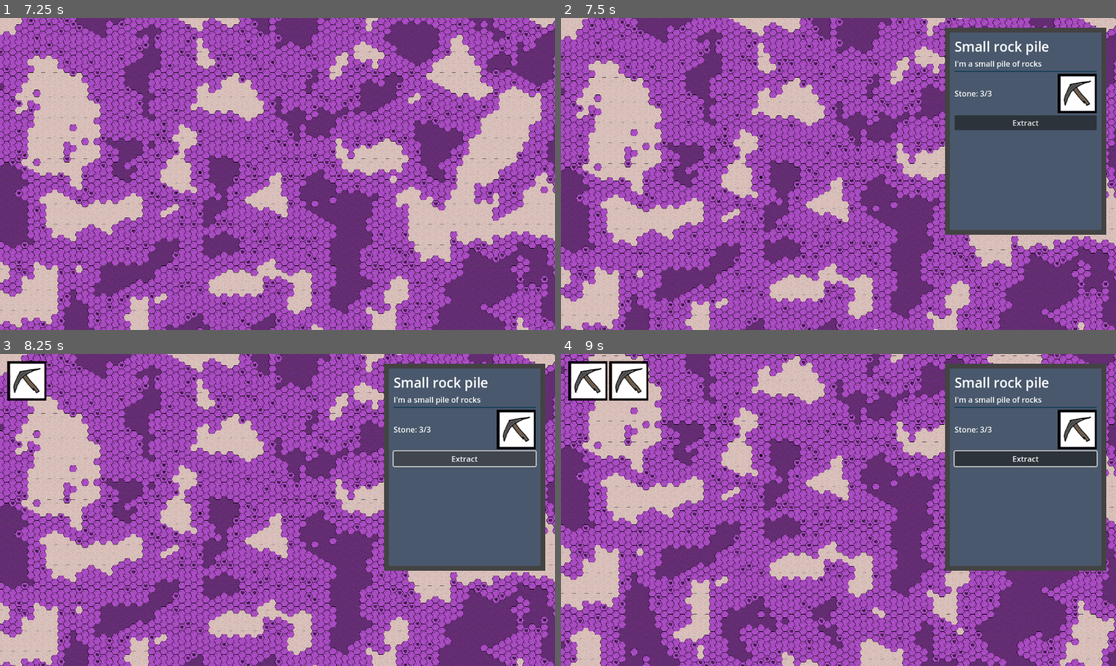
Above: before the commit, frames 1-4 (two rows, left to right).
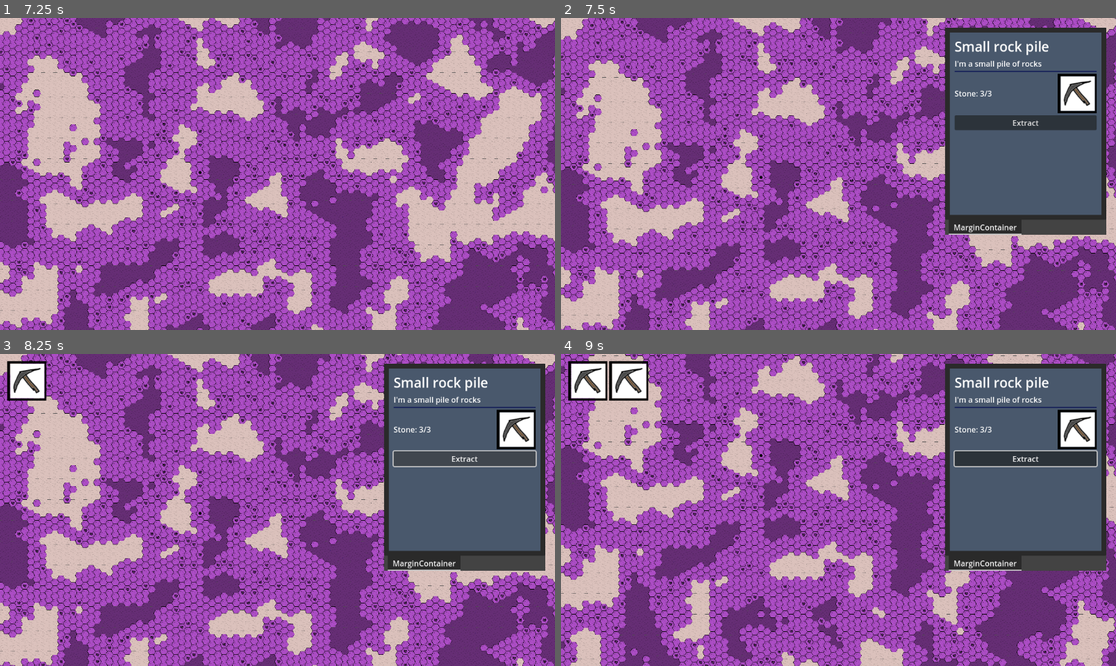
Above: after the commit, the same moments.

Repository: FlyingCheeseDemon/exoplanet-phd
Game: Godot game, scene res://scenes/main.tscn
Two runs of this game, one before a commit and one after it. Both use one fixed random seed, a clock stepped at 60 frames per second and the inputs below.
Inputs (mouse positions are in pixels of both pictures, inside the frame that each line leads up to):
- Up to frame 1 (7.25 s): tap Enter at 0.5, 3.5, 6.5 s; move the mouse to (399, 158) at 0.52 s; hold D (pan_right) 0.53-1.25 s; right-click (399, 158) at 0.6 s; click (399, 158) at 0.67 s; drag from (166, 189) to (249, 236) at 1.27 s; tap Space at 2, 5 s; move the mouse to (333, 105) at 2.02 s; hold D (pan_right) 2.03-2.75 s; tap Mouse wheel down (zoom_minus) at 2.1, 5.1 s; click (333, 105) at 2.17 s; drag from (249, 236) to (111, 127) at 2.77 s; move the mouse to (444, 220) at 3.52 s; hold A (pan_left) 3.53-4.25 s; right-click (444, 220) at 3.6 s; click (444, 220) at 3.67 s; drag from (111, 127) to (194, 96) at 4.27 s; move the mouse to (305, 174) at 5.02 s; hold S (pan_down) 5.03-5.75 s; click (305, 174) at 5.17 s; drag from (194, 96) to (166, 189) at 5.77 s; move the mouse to (399, 158) at 6.52 s; hold W (pan_up) from 6.53 s (still down); right-click (399, 158) at 6.6 s; click (399, 158) at 6.67 s
- Up to frame 2 (7.5 s): release W (pan_up) at 7.25 s; drag from (727, 189) to (810, 236) at 7.27 s
- Up to frame 3 (8.25 s): click "Extract" at 8 s
- Up to frame 4 (9 s): tap Space at 8.75 s; move the mouse to (894, 441) at 8.77 s; hold S (pan_down) from 8.78 s (still down); tap Mouse wheel down (zoom_minus) at 8.85 s; click (894, 441) at 8.92 s

Frame 1 is identical in both runs. In frame 2, 2.9% of the frame differs, in the area x 69-99%, y 3-70%; in frame 3, 2.9%; in frame 4, 2.9%.

Commit message:
buggy ignore

Diff:
--- a/assets/buildings/test_medium.tres
+++ b/assets/buildings/test_medium.tres
@@ -1,8 +1,9 @@
-[gd_resource type="Resource" script_class="BuildingData" load_steps=5 format=3 uid="uid://cctq7wwo6ekw2"]
+[gd_resource type="Resource" script_class="BuildingData" load_steps=6 format=3 uid="uid://cctq7wwo6ekw2"]
 
 [ext_resource type="Script" uid="uid://c6uun5ih5gtla" path="res://scripts/building_data.gd" id="1_a8b4n"]
 [ext_resource type="Script" uid="uid://cae2ue4772304" path="res://scripts/object_action.gd" id="1_dxs3a"]
 [ext_resource type="Texture2D" uid="uid://djr1sxaytyx7p" path="res://assets/buildings/building_atlas_0.png" id="2_pykjf"]
+[ext_resource type="Resource" uid="uid://bnafxcm1i12sb" path="res://assets/tasks/contains.tres" id="2_y1464"]
 
 [sub_resource type="AtlasTexture" id="AtlasTexture_dxs3a"]
 atlas = ExtResource("2_pykjf")
@@ -16,4 +17,5 @@
 occupancy = Array[Vector2i]([Vector2i(0, 0), Vector2i(0, 1), Vector2i(-1, 1)])
 build_restriction = 2
 texture_offset = Vector2(70, 90)
+actions = Array[ExtResource("1_dxs3a")]([ExtResource("2_y1464")])
 metadata/_custom_type_script = "uid://c6uun5ih5gtla"
--- a/assets/buildings/test_small.tres
+++ b/assets/buildings/test_small.tres
@@ -1,8 +1,9 @@
-[gd_resource type="Resource" script_class="BuildingData" load_steps=5 format=3 uid="uid://b7ougyucqnjdf"]
+[gd_resource type="Resource" script_class="BuildingData" load_steps=6 format=3 uid="uid://b7ougyucqnjdf"]
 
 [ext_resource type="Script" uid="uid://cae2ue4772304" path="res://scripts/object_action.gd" id="1_hw500"]
 [ext_resource type="Script" uid="uid://c6uun5ih5gtla" path="res://scripts/building_data.gd" id="1_iy7ep"]
 [ext_resource type="Texture2D" uid="uid://djr1sxaytyx7p" path="res://assets/buildings/building_atlas_0.png" id="2_4g7vc"]
+[ext_resource type="Resource" uid="uid://bnafxcm1i12sb" path="res://assets/tasks/contains.tres" id="2_4s2wr"]
 
 [sub_resource type="AtlasTexture" id="AtlasTexture_hw500"]
 atlas = ExtResource("2_4g7vc")
@@ -14,4 +15,5 @@
 info = "A small building for test purposes."
 texture = SubResource("AtlasTexture_hw500")
 build_restriction = 2
+actions = Array[ExtResource("1_hw500")]([ExtResource("2_4s2wr")])
 metadata/_custom_type_script = "uid://c6uun5ih5gtla"
--- /dev/null
+++ b/assets/tasks/contains.tres
@@ -0,0 +1,9 @@
+[gd_resource type="Resource" script_class="ObjectAction" load_steps=2 format=3 uid="uid://bnafxcm1i12sb"]
+
+[ext_resource type="Script" uid="uid://cae2ue4772304" path="res://scripts/object_action.gd" id="1_k0rsu"]
+
+[resource]
+script = ExtResource("1_k0rsu")
+info_text = "Inventory:
+[[content]]"
+metadata/_custom_type_script = "uid://cae2ue4772304"
--- a/assets/tasks/dropoff.tres
+++ b/assets/tasks/dropoff.tres
@@ -1,10 +1,9 @@
-[gd_resource type="Resource" script_class="ObjectAction" load_steps=3 format=3 uid="uid://dejuwm4wm1obj"]
+[gd_resource type="Resource" script_class="ObjectAction" load_steps=2 format=3 uid="uid://dejuwm4wm1obj"]
 
-[ext_resource type="Script" uid="uid://ndreboypniik" path="res://scripts/item_bundle.gd" id="1_bg4ji"]
 [ext_resource type="Script" uid="uid://cae2ue4772304" path="res://scripts/object_action.gd" id="2_pxro0"]
 
 [resource]
 script = ExtResource("2_pxro0")
 action_text = "Drop off"
-action = 2
+action = 3
 metadata/_custom_type_script = "uid://cae2ue4772304"
--- a/assets/tasks/extract.tres
+++ b/assets/tasks/extract.tres
@@ -12,4 +12,5 @@
 info_text = "[[contained_resource_name]]: [[current_contained_amount]]/[[data.contained_amount]]"
 action_text = "Extract"
 texture = SubResource("AtlasTexture_dqf4t")
+action = 1
 metadata/_custom_type_script = "uid://cae2ue4772304"
--- a/assets/tasks/pickup.tres
+++ b/assets/tasks/pickup.tres
@@ -12,5 +12,5 @@
 info_text = "[[content]]"
 action_text = "Pick up"
 texture = SubResource("AtlasTexture_tanwi")
-action = 1
+action = 2
 metadata/_custom_type_script = "uid://cae2ue4772304"
--- a/scenes/content_menu_scenes/action_display.gd
+++ b/scenes/content_menu_scenes/action_display.gd
@@ -22,6 +22,7 @@
 func _ready() -> void:
 	info_label.text = _format_action_text()
 	action_button.text = action.action_text
+	action_button.visible = action_button.text != ""
 	action_texture.texture = action.texture
 
 func _process(delta: float) -> void:
@@ -45,12 +46,16 @@
 		if value is Dictionary: # this will always be an RESOURCE: amount kind of deal
 			var outputstr = ""
 			for key in value.keys():
-				outputstr += RESOURCE_ENUM.RESOURCE_TYPES.keys()[key].to_pascal_case()
-				outputstr += ": "
-				outputstr += str(value[key])
-				outputstr += "\n"
-			value = outputstr.erase(len(outputstr)-1,1)
-		output = output.replace(matches.strings[0],str(value))
+				if value[key] > 0:
+					outputstr += RESOURCE_ENUM.RESOURCE_TYPES.keys()[key].to_pascal_case()
+					outputstr += ": "
+					outputstr += str(value[key])
+					outputstr += "\n"
+			if len(outputstr) > 0:
+				outputstr = outputstr.erase(len(outputstr)-1,1)
+			output = output.replace(matches.strings[0],outputstr)
+		else:
+			output = output.replace(matches.strings[0],str(value))
 	return output
 
 func _on_button_button_down() -> void:
--- a/scenes/content_menu_scenes/action_display.tscn
+++ b/scenes/content_menu_scenes/action_display.tscn
@@ -6,6 +6,11 @@
 offset_right = 40.0
 offset_bottom = 40.0
 script = ExtResource("1_ofcyy")
+
+[node name="ColorRect" type="ColorRect" parent="."]
+custom_minimum_size = Vector2(0, 2)
+layout_mode = 2
+color = Color(0.08050001, 0.1164333, 0.35, 1)
 
 [node name="HBoxContainer" type="HBoxContainer" parent="."]
 layout_mode = 2
--- a/scenes/content_menu_scenes/object_content_window.gd
+++ b/scenes/content_menu_scenes/object_content_window.gd
@@ -1,30 +1,26 @@
 extends CanvasLayer
+
+@onready var pages:TabContainer = $Control/TabContainer
 
 signal task_added
 
-@onready var name_label:Label = $Control/MarginContainer/MarginContainer/VBoxContainer/LabelName
-@onready var info_label:Label = $Control/MarginContainer/MarginContainer/VBoxContainer/LabelInfo
-@onready var action_container:VBoxContainer = $Control/MarginContainer/MarginContainer/VBoxContainer/ActionContainer
-var displayed_world_object:WorldObject
+func _process(delta: float) -> void:
+	if pages.get_child_count() == 0:
+		visible = false
+	else:
+		visible = true
 
-func _process(delta: float) -> void:
-	if displayed_world_object == null:
-		visible = false
+func clear_display() -> void:
+	for child in pages.get_children():
+		child.queue_free()
 
 func display_object(world_object:WorldObject) -> void:
-	displayed_world_object = world_object
-	update_display()
+	var page := ObjectContentPage.constructor(world_object)
+	print(page.name)
+	page.connect("task_added",_on_task_added)
+	pages.add_child(page)
+	pages.set_tab_title(-1,world_object.data.name)
+	page.update_display()
 
-func update_display() -> void:
-	name_label.text = displayed_world_object.data.name
-	info_label.text = displayed_world_object.data.info
-	for child in action_container.get_children():
-		child.queue_free()
-	for action in displayed_world_object.data.actions:
-		var action_display = ActionDisplay.constructor(action,displayed_world_object)
-		action_container.add_child(action_display)
-		action_display.connect("action_button_pressed",_on_action_button_pressed)
-	visible = true
-
-func _on_action_button_pressed(task:Task) -> void:
+func _on_task_added(task:Task) -> void:
 	task_added.emit(task)
--- a/scenes/content_menu_scenes/object_content_window.tscn
+++ b/scenes/content_menu_scenes/object_content_window.tscn
@@ -1,9 +1,6 @@
-[gd_scene load_steps=3 format=3 uid="uid://dhoobmnrxu6gw"]
+[gd_scene load_steps=2 format=3 uid="uid://dhoobmnrxu6gw"]
 
 [ext_resource type="Script" uid="uid://bptm3vwqpofv8" path="res://scenes/content_menu_scenes/object_content_window.gd" id="1_mv7yy"]
-
-[sub_resource type="LabelSettings" id="LabelSettings_mv7yy"]
-line_spacing = 0.0
 
 [node name="ObjectContentWindow" type="CanvasLayer"]
 script = ExtResource("1_mv7yy")
@@ -22,44 +19,7 @@
 layout_mode = 2
 color = Color(0.26293245, 0.26293245, 0.26293245, 1)
 
-[node name="MarginContainer" type="MarginContainer" parent="Control"]
+[node name="TabContainer" type="TabContainer" parent="Control"]
 layout_mode = 2
-theme_override_constants/margin_left = 10
-theme_override_constants/margin_top = 10
-theme_override_constants/margin_right = 10
-theme_override_constants/margin_bottom = 10
-
-[node name="ColorRect" type="ColorRect" parent="Control/MarginContainer"]
-layout_mode = 2
-color = Color(0.28517988, 0.3463427, 0.4223345, 1)
-
-[node name="MarginContainer" type="MarginContainer" parent="Control/MarginContainer"]
-layout_mode = 2
-theme_override_constants/margin_left = 10
-theme_override_constants/margin_top = 10
-theme_override_constants/margin_right = 10
-theme_override_constants/margin_bottom = 10
-
-[node name="VBoxContainer" type="VBoxContainer" parent="Control/MarginContainer/MarginContainer"]
-layout_mode = 2
-
-[node name="LabelName" type="Label" parent="Control/MarginContainer/MarginContainer/VBoxContainer"]
-layout_mode = 2
-theme_type_variation = &"HeaderLarge"
-text = "Name"
-
-[node name="LabelInfo" type="Label" parent="Control/MarginContainer/MarginContainer/VBoxContainer"]
-layout_mode = 2
-text = "bla bla
-bla
-"
-label_settings = SubResource("LabelSettings_mv7yy")
-autowrap_mode = 2
-
-[node name="ColorRect" type="ColorRect" parent="Control/MarginContainer/MarginContainer/VBoxContainer"]
-custom_minimum_size = Vector2(0, 2)
-layout_mode = 2
-color = Color(0.083678864, 0.24163589, 0.34660566, 1)
-
-[node name="ActionContainer" type="VBoxContainer" parent="Control/MarginContainer/MarginContainer/VBoxContainer"]
-layout_mode = 2
+tabs_position = 1
+clip_tabs = false
--- /dev/null
+++ b/scenes/content_menu_scenes/object_content_window_page.gd
@@ -0,0 +1,39 @@
+extends MarginContainer
+
+class_name ObjectContentPage
+const self_scene:PackedScene = preload("res://scenes/content_menu_scenes/object_content_window_page.tscn")
+
+@onready var name_label:Label = $MarginContainer/VBoxContainer/LabelName
+@onready var info_label:Label = $MarginContainer/VBoxContainer/LabelInfo
+@onready var action_container:VBoxContainer = $MarginContainer/VBoxContainer/ActionContainer
+var displayed_world_object:WorldObject
+var content:Dictionary # where for each enum key in RESOURCE_ENUM.RESOURCE_TYPES there is an associated amount
+
+static func constructor(world_object:WorldObject) -> ObjectContentPage:
+	var obj := self_scene.instantiate()
+	obj.displayed_world_object = world_object
+	return obj
+
+signal task_added
+
+func _process(delta: float) -> void:
+	if displayed_world_object == null:
+		self.queue_free()
+
+func display_object(world_object:WorldObject) -> void:
+	displayed_world_object = world_object
+	update_display()
+
+func update_display() -> void:
+	name_label.text = displayed_world_object.data.name
+	info_label.text = displayed_world_object.data.info
+	for child in action_container.get_children():
+		child.queue_free()
+	for action in displayed_world_object.data.actions:
+		var action_display = ActionDisplay.constructor(action,displayed_world_object)
+		action_container.add_child(action_display)
+		action_display.connect("action_button_pressed",_on_action_button_pressed)
+	visible = true
+
+func _on_action_button_pressed(task:Task) -> void:
+	task_added.emit(task)
--- /dev/null
+++ b/scenes/content_menu_scenes/object_content_window_page.tscn
@@ -0,0 +1,43 @@
+[gd_scene load_steps=3 format=3 uid="uid://bflaovotx1qrh"]
+
+[ext_resource type="Script" uid="uid://ca6c2iyipm00y" path="res://scenes/content_menu_scenes/object_content_window_page.gd" id="1_81v8a"]
+
+[sub_resource type="LabelSettings" id="LabelSettings_mv7yy"]
+line_spacing = 0.0
+
+[node name="MarginContainer" type="MarginContainer"]
+theme_override_constants/margin_left = 10
+theme_override_constants/margin_top = 10
+theme_override_constants/margin_right = 10
+theme_override_constants/margin_bottom = 10
+script = ExtResource("1_81v8a")
+
+[node name="ColorRect" type="ColorRect" parent="."]
+layout_mode = 2
+color = Color(0.28517988, 0.3463427, 0.4223345, 1)
+
+[node name="MarginContainer" type="MarginContainer" parent="."]
+layout_mode = 2
+theme_override_constants/margin_left = 10
+theme_override_constants/margin_top = 10
+theme_override_constants/margin_right = 10
+theme_override_constants/margin_bottom = 10
+
+[node name="VBoxContainer" type="VBoxContainer" parent="MarginContainer"]
+layout_mode = 2
+
+[node name="LabelName" type="Label" parent="MarginContainer/VBoxContainer"]
+layout_mode = 2
+theme_type_variation = &"HeaderLarge"
+text = "Name"
+
+[node name="LabelInfo" type="Label" parent="MarginContainer/VBoxContainer"]
+layout_mode = 2
+text = "bla bla
+bla
+"
+label_settings = SubResource("LabelSettings_mv7yy")
+autowrap_mode = 2
+
+[node name="ActionContainer" type="VBoxContainer" parent="MarginContainer/VBoxContainer"]
+layout_mode = 2
--- a/scenes/main.gd
+++ b/scenes/main.gd
@@ -43,11 +43,8 @@
 		else:
 			var objects:Array[WorldObject] = world.get_objects_at_location(position)
 			if len(objects) > 0:
-				obj_content_window.display_object(objects[0])
-			#var our_worker:Worker = world.workers.get_child(0)'
-			#var path:Array[Vector2i] = world.plot_course(our_worker.coordinate,position)
-			#our_worker.queued_movement = path
-			#print(world.workers.get_child(0).queued_movement)'
+				obj_content_window.clear_display()
+				for object in objects:
+					obj_content_window.display_object(object)
 	elif event.button_index == MOUSE_BUTTON_RIGHT:
-		#print(world.world_map.hex_len(position))
 		obj_content_window.visible = false
--- a/scenes/world_objects/building.gd
+++ b/scenes/world_objects/building.gd
@@ -3,6 +3,8 @@
 class_name Building
 const self_scene:PackedScene = preload("res://scenes/world_objects/building.tscn")
 
+var content:Dictionary # where for each enum key in RESOURCE_ENUM.RESOURCE_TYPES there is an associated amount
+
 static func constructor(dat:BuildingData) -> Building:
 	var obj := self_scene.instantiate()
 	obj.data = dat
--- a/scripts/actions.gd
+++ b/scripts/actions.gd
@@ -1,4 +1,5 @@
 enum ACTIONS {
+	NONE,
 	EXTRACT,
 	PICKUP,
 	DROPOFF,
Not shown, added: scenes/content_menu_scenes/object_content_window_page.gd.uid
